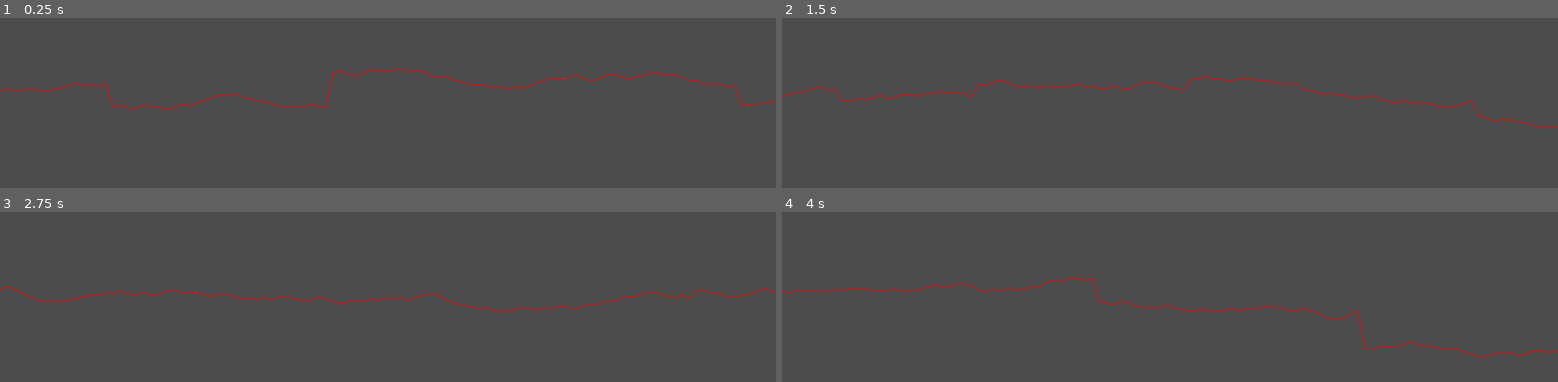
Above: before the commit, frames 1-4 (two rows, left to right).
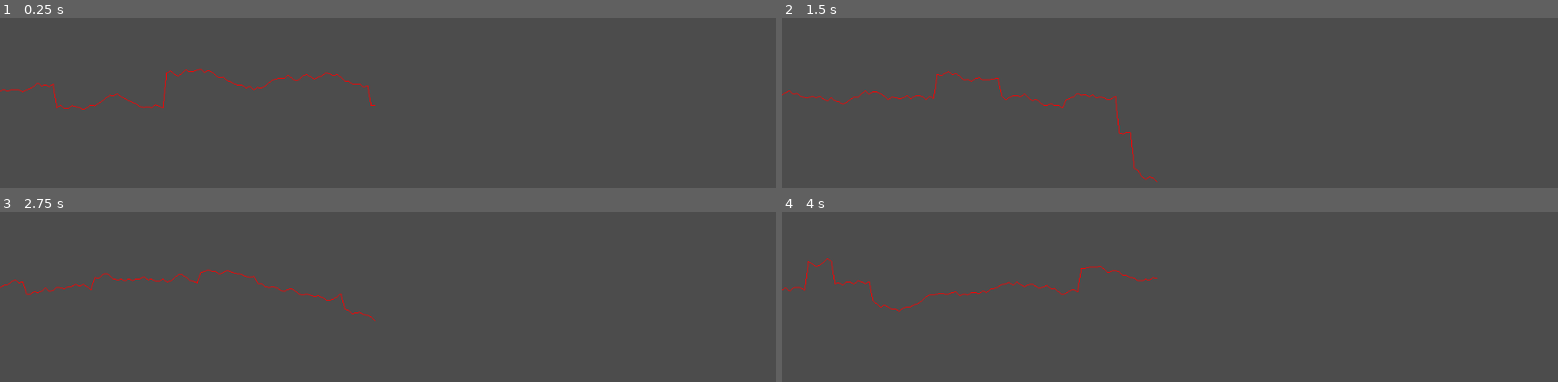
Above: after the commit, the same moments.

Repository: junkdeck/godot-pcg-terrain
Game: Godot game, scene res://TerrainGen.tscn
Two runs of this game, one before a commit and one after it. Both use one fixed random seed, a clock stepped at 60 frames per second and the inputs below.
Inputs:
- Up to frame 1 (0.25 s): no input
- Up to frame 2 (1.5 s): tap Enter at 0.5 s
- Up to frame 3 (2.75 s): tap Space at 2 s
- Up to frame 4 (4 s): tap Enter at 2.75 s; tap Space at 3.5 s

The runs differ from the first frame. In frame 1, 1.3% of the frame differs, in the area x 0-100%, y 29-55%; in frame 2, 1.3%; in frame 3, 1.3%; in frame 4, 1.3%, in the area x 0-100%, y 27-86%.

Commit message:
create polygon collision shape for terrain gen
rename Node2D.gd to TerrainGen.gd

Diff:
--- a/Node2D.gd
+++ b/TerrainGen.gd
@@ -4,8 +4,8 @@
 var update_timer = update_interval
 
 func _draw():
-	var terrain_res = 200
-	var terrain_step = 10
+	var terrain_res = 100
+	var terrain_step = 5
 	var terrain_variation = 5.0
 	var baseline = Vector2(0.0, 250.0)
 	var points = PoolVector2Array()
@@ -13,26 +13,30 @@
 	var col = CollisionShape2D.new()
 	var poly = CollisionPolygon2D.new()
 
-	points.push_back(Vector2(0.0,0.0))
+	points.push_back(baseline)
 
 	for i in range(terrain_res+1):
 		randomize()
-
-		var terrain_jump = 10.0 if randf()*100.0+1.0 > 95 else 1
+		var terrain_jump = 10.0 if randf() * 100.0 + 1.0 > 95 else 1
 
 		var last_point = points[i]
 		var point = Vector2(i * (terrain_step), last_point.y + (randf()*2-1) * (terrain_variation * terrain_jump))
+
 		points.push_back(point)
 
 	for point in range(terrain_res):
-		draw_line(baseline + points[point], baseline + points[point+1], Color(1.0,0.0,0.0))
+		draw_line(points[point], points[point+1], Color(1.0,0.0,0.0))
+
+	# close bounding polygon
+	points.append_array([points[points.size()-1] + Vector2(0.0, 1000.0), Vector2(points[0].x, 1000)])
 
 	poly.polygon = points
 	col.shape = poly
+
+	for child in get_children():
+		child.queue_free()
+
 	self.add_child(poly)
-
-	print(self.get_children())
-
 
 
 func _process(delta):
--- a/TerrainGen.tscn
+++ b/TerrainGen.tscn
@@ -1,6 +1,6 @@
 [gd_scene load_steps=2 format=2]
 
-[ext_resource path="res://Node2D.gd" type="Script" id=1]
+[ext_resource path="res://TerrainGen.gd" type="Script" id=1]
 
 [node name="Node2D" type="Node2D" index="0"]
 
